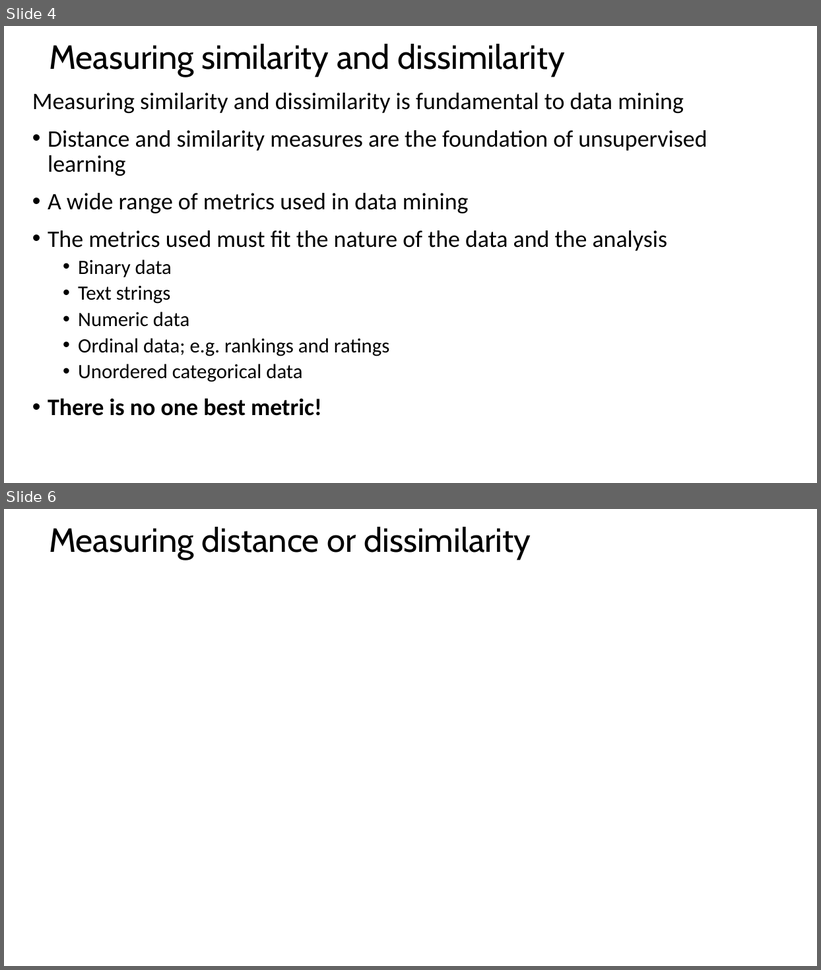
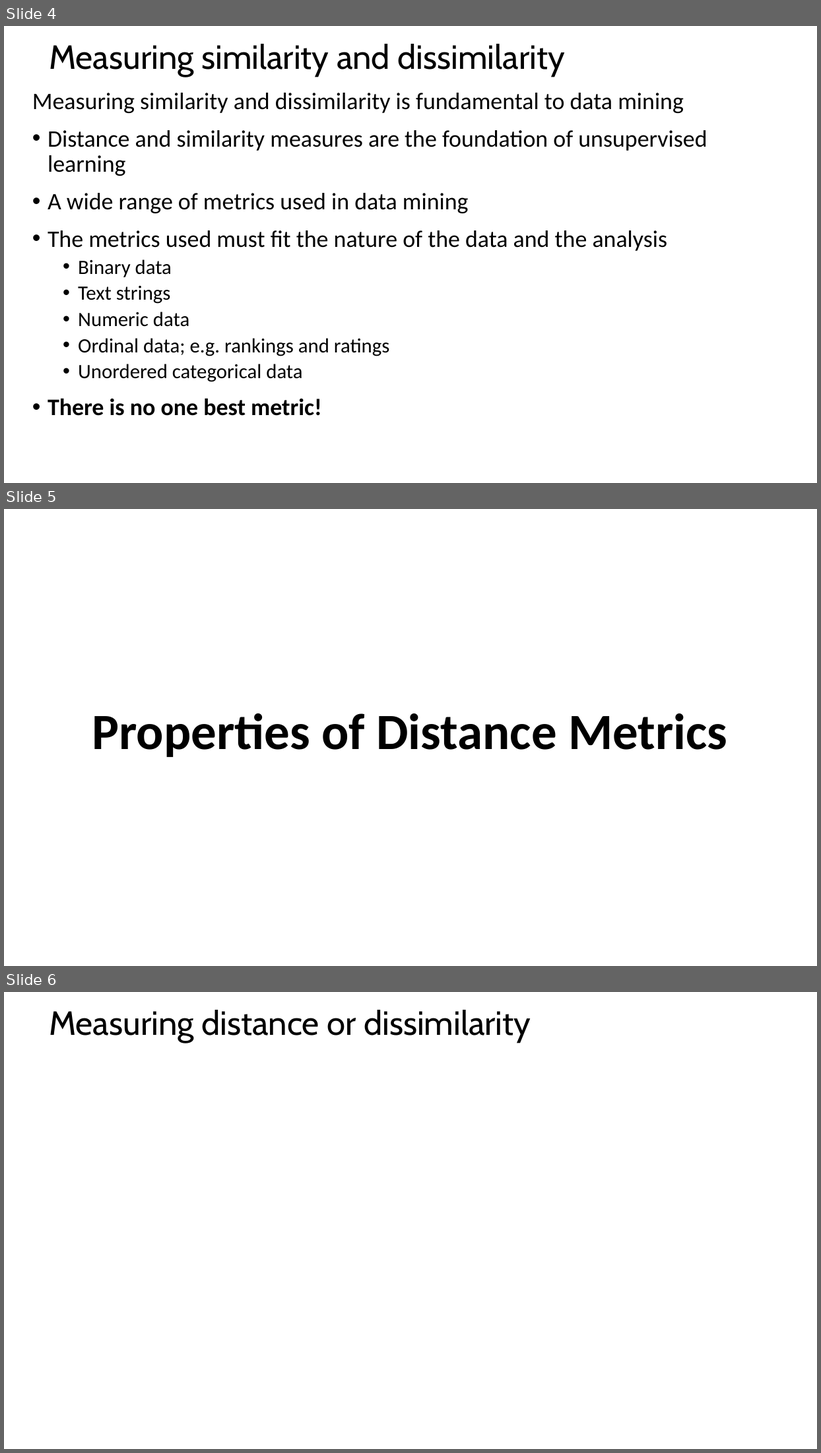
Before and after one commit to tenevian/Harvard-SSP-Data-Mining, a slide deck: slides/5_DistanceAndSimilarityMeasures.pptx. Shown one above the other, each under a label of ours: slides 4 and 6 before the commit, slides 4, 5 and 6 after it; the slides between them are not shown. The pictures are 821x970 and 821x1453 pixels, drawn with LibreOffice and Linux fonts; fonts in the diff are those of the drawing; grey boxes stand for pictures. Boxes give left, top, right and bottom in pixels: in the first picture for what was removed or moved away, otherwise in the second. Text is boxed around its words. In the diff, an @@ line names an element or a change of style, - is before the commit and + after.

```diff
--- a/slides/5_DistanceAndSimilarityMeasures.pptx
+++ b/slides/5_DistanceAndSimilarityMeasures.pptx
@@ slide 5 added at [4, 509, 817, 966], background #FFFFFF @@
@@ title added at [92, 714, 727, 757], 60 pt, text #000000, bold @@
+Properties of Distance Metrics
```
Also in this commit, not shown: 4 slides changed, 4 other slides added.
